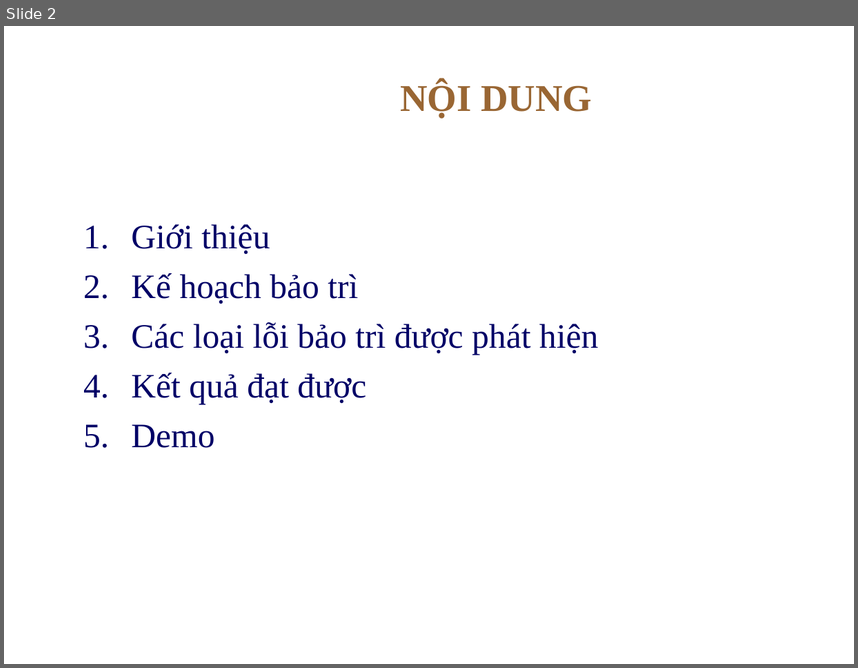
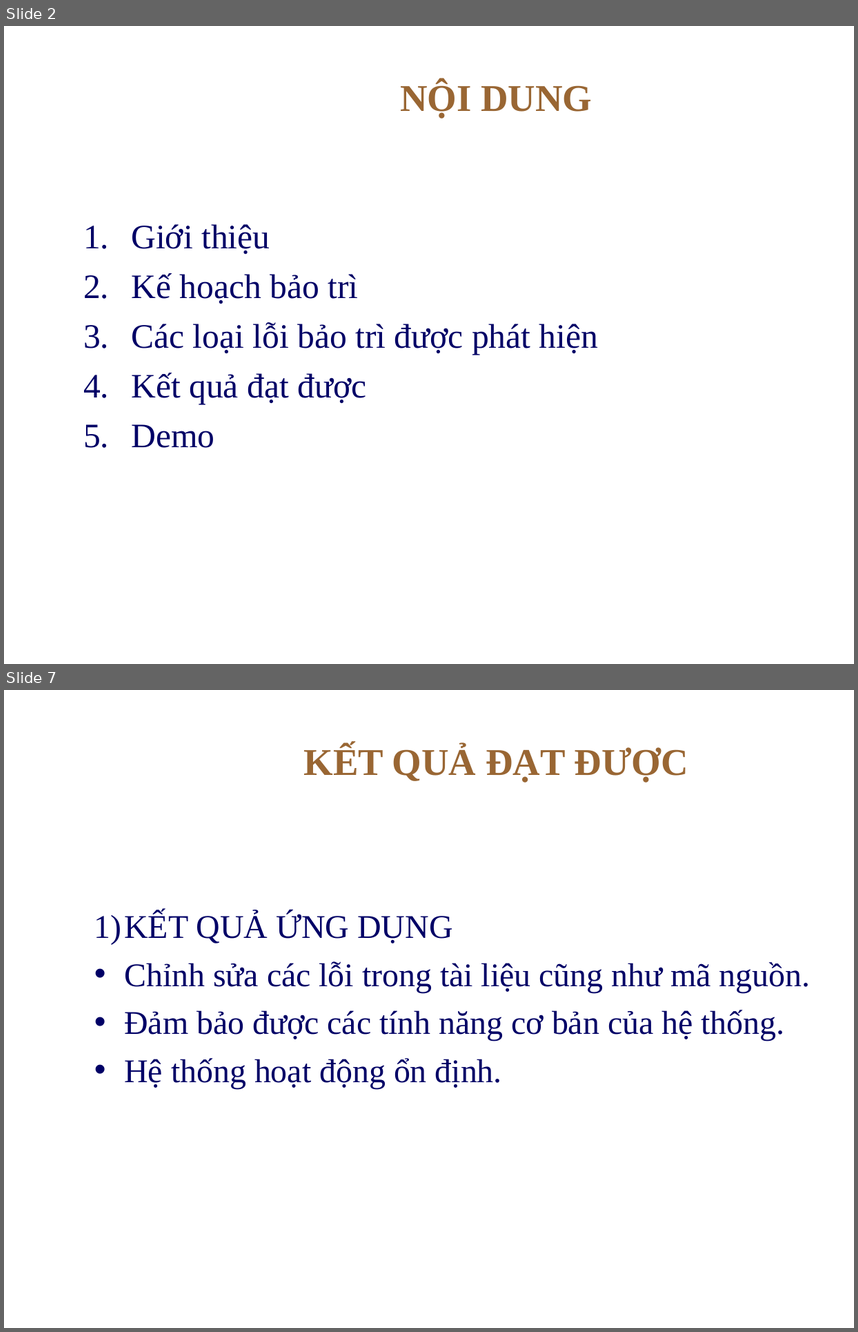
Before and after one commit to thanhphi0127/manager-configuration, a slide deck: doc/baitapso2/NHOM5_BAOCAO_BT2.ppt. Shown one above the other, each under a label of ours: slide 2 before the commit, slides 2 and 7 after it; the slides between them are not shown. The pictures are 858x668 and 858x1332 pixels, drawn with LibreOffice and Linux fonts; fonts in the diff are those of the drawing; background and template pictures are left out. Boxes give left, top, right and bottom in pixels: in the first picture for what was removed or moved away, otherwise in the second. Text is boxed around its words. In the diff, an @@ line names an element or a change of style, - is before the commit and + after.

```diff
--- a/doc/baitapso2/NHOM5_BAOCAO_BT2.ppt
+++ b/doc/baitapso2/NHOM5_BAOCAO_BT2.ppt
@@ slide 7 added at <box>4,690,854,1328</box>, background picture (left out) @@
@@ title added at <box>303,746,688,782</box>, 32 pt, text #996633, bold @@
+KẾT QUẢ ĐẠT ĐƯỢC
@@ text added at <box>94,912,810,1088</box>, 28 pt, text #000066 @@
+1) KẾT QUẢ ỨNG DỤNG
+• Chỉnh sửa các lỗi trong tài liệu cũng như mã nguồn.
+• Đảm bảo được các tính năng cơ bản của hệ thống.
+• Hệ thống hoạt động ổn định.
```
Also in this commit, not shown: 3 slides changed, 2 other slides added.
